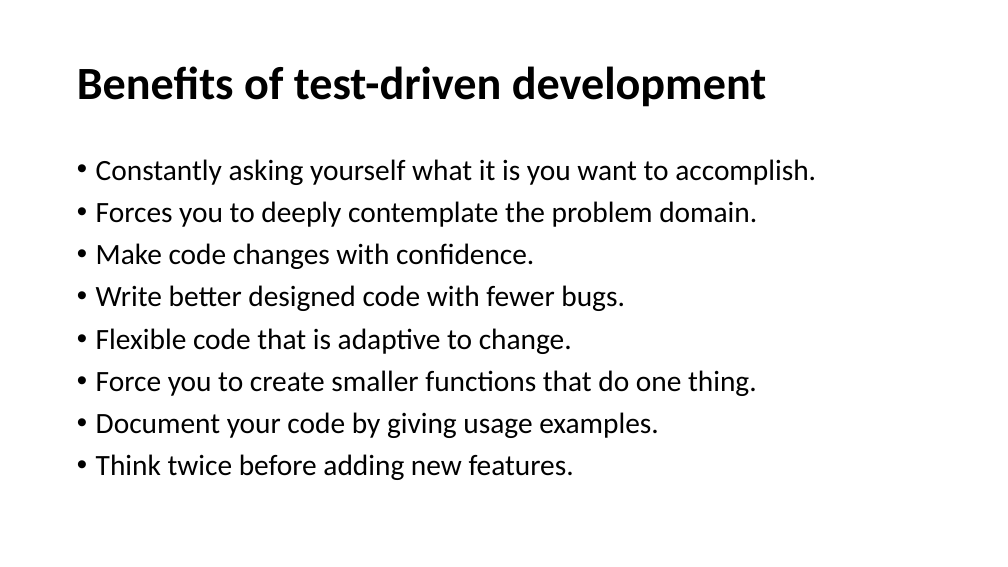
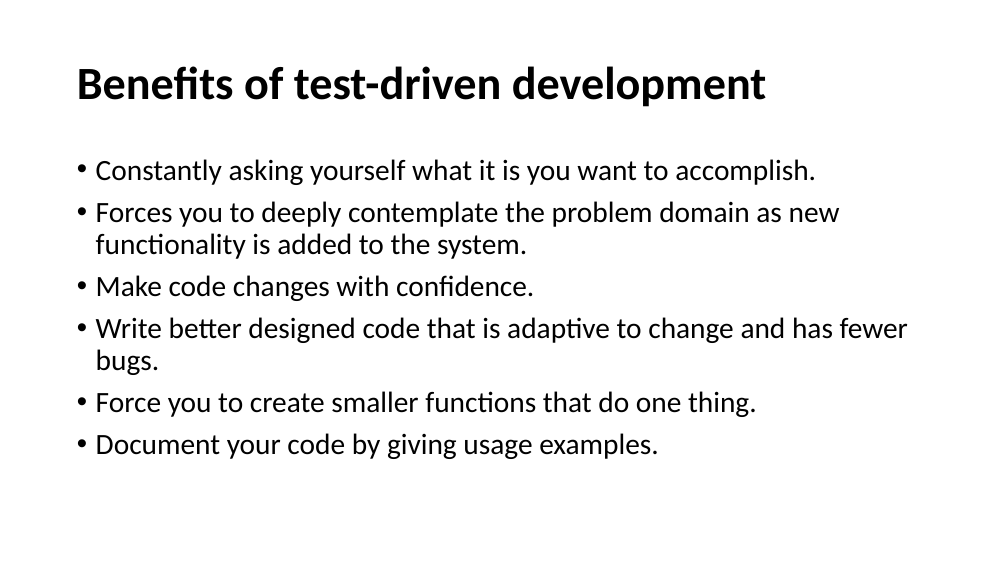
Before and after one commit to cebartling/test-driven, a slide deck: slide 4 of presentations/Introduction to Test-Driven Development.pptx (slide 5 before the commit). Drawn at 1008x567 pixels with LibreOffice and Linux fonts; fonts in the diff are those of the drawing. Boxes give left, top, right and bottom in pixels: in the first picture for what was removed or moved away, otherwise in the second. Text is boxed around its words. In the diff, an @@ line names an element or a change of style, - is before the commit and + after.

```diff
--- a/presentations/Introduction to Test-Driven Development.pptx
+++ b/presentations/Introduction to Test-Driven Development.pptx
@@ text at (x1=96, y1=201, x2=840, y2=259): text changed @@
-• Forces you to deeply contemplate the problem domain.
+• Forces you to deeply contemplate the problem domain as new functionality is added to the system.
@@ text at (x1=96, y1=317, x2=908, y2=375): text changed @@
-• Write better designed code with fewer bugs.
-• Flexible code that is adaptive to change.
+• Write better designed code that is adaptive to change and has fewer bugs.
@@ text at (x1=96, y1=454, x2=574, y2=480): paragraph removed @@
-• Think twice before adding new features.
```
Also in this commit, not shown: 4 other slides changed, 5 slides removed.
